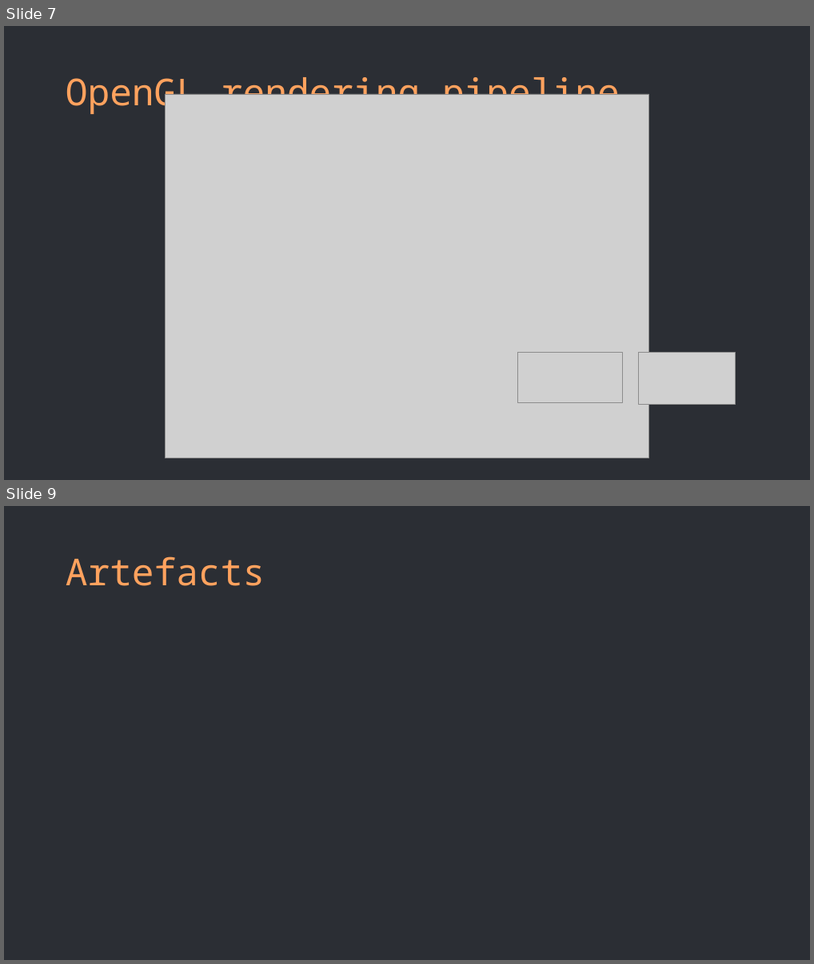
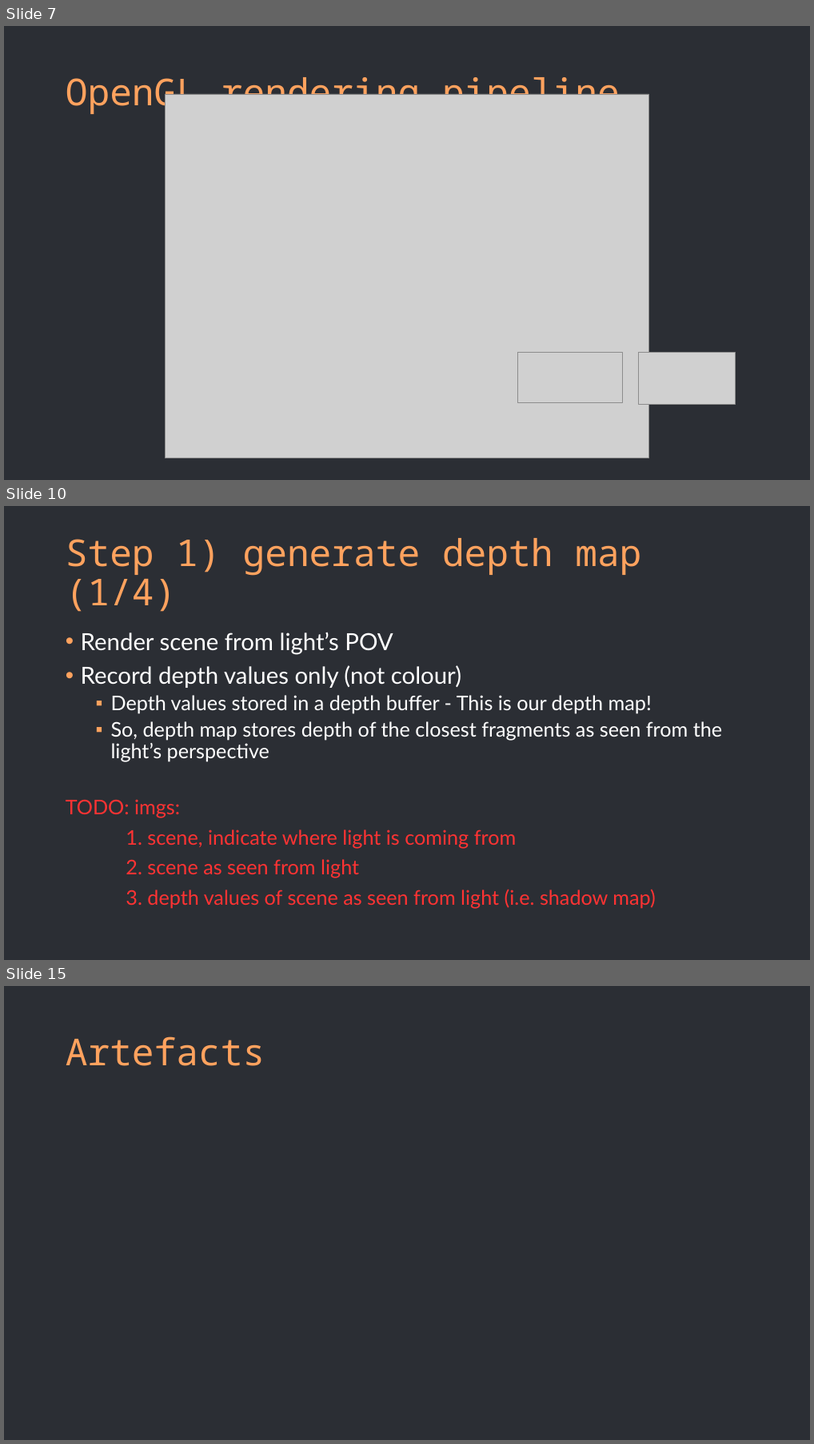
Before and after one commit to Alba-NR/ShadowMapping_TechTalk, a slide deck: slides/slides.pptx. Shown one above the other, each under a label of ours: slides 7 and 9 before the commit, slides 7, 10 and 15 after it; the slides between them are not shown. The pictures are 814x964 and 814x1444 pixels, drawn with LibreOffice and Linux fonts; fonts in the diff are those of the drawing; grey boxes stand for pictures. Boxes give left, top, right and bottom in pixels: in the first picture for what was removed or moved away, otherwise in the second. Text is boxed around its words. In the diff, an @@ line names an element or a change of style, - is before the commit and + after.

```diff
--- a/slides/slides.pptx
+++ b/slides/slides.pptx
@@ slide 10 added at box(4, 506, 810, 960), background #2B2E34 @@
@@ title added at box(66, 538, 642, 612), 44 pt, text #FFA25E @@
+Step 1) generate depth map (1/4)
@@ text added at box(66, 632, 722, 908), 24 pt, text #FFFFFF @@
+• Render scene from light’s POV
+• Record depth values only (not colour)
+  ▪ Depth values stored in a depth buffer - This is our depth map!
+  ▪ So, depth map stores depth of the closest fragments as seen from the light’s perspective
+TODO: imgs:
+1. scene, indicate where light is coming from
+2. scene as seen from light
+3. depth values of scene as seen from light (i.e. shadow map)
@@ what was slide 9 is now slide 15 @@
```
Also in this commit, not shown: 1 slide changed, 5 other slides added.
